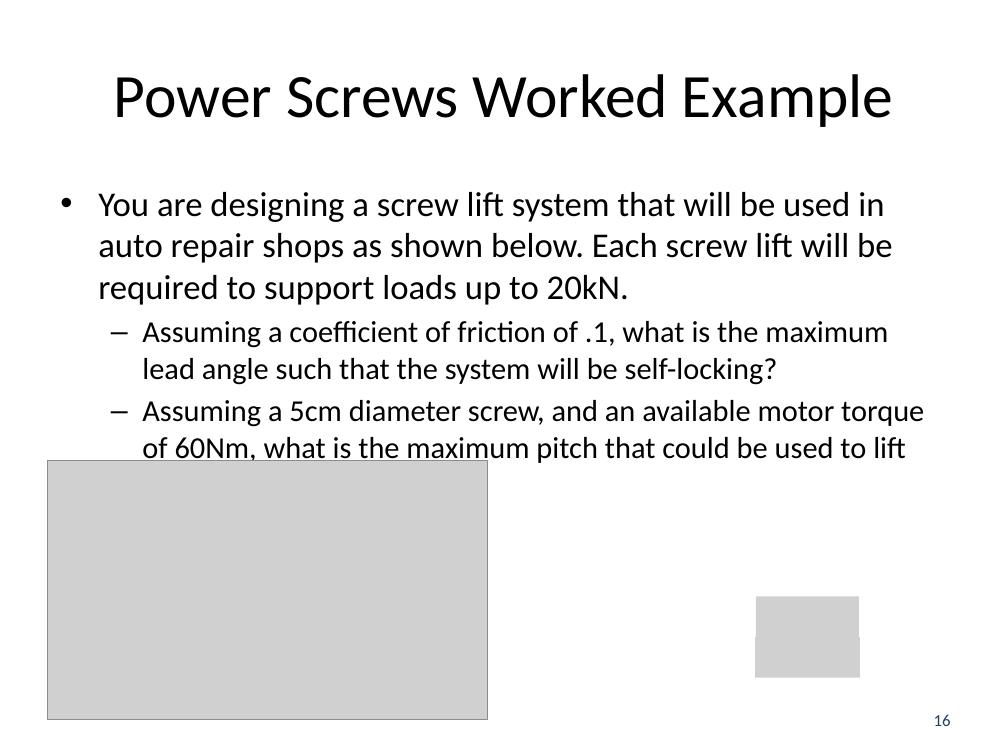
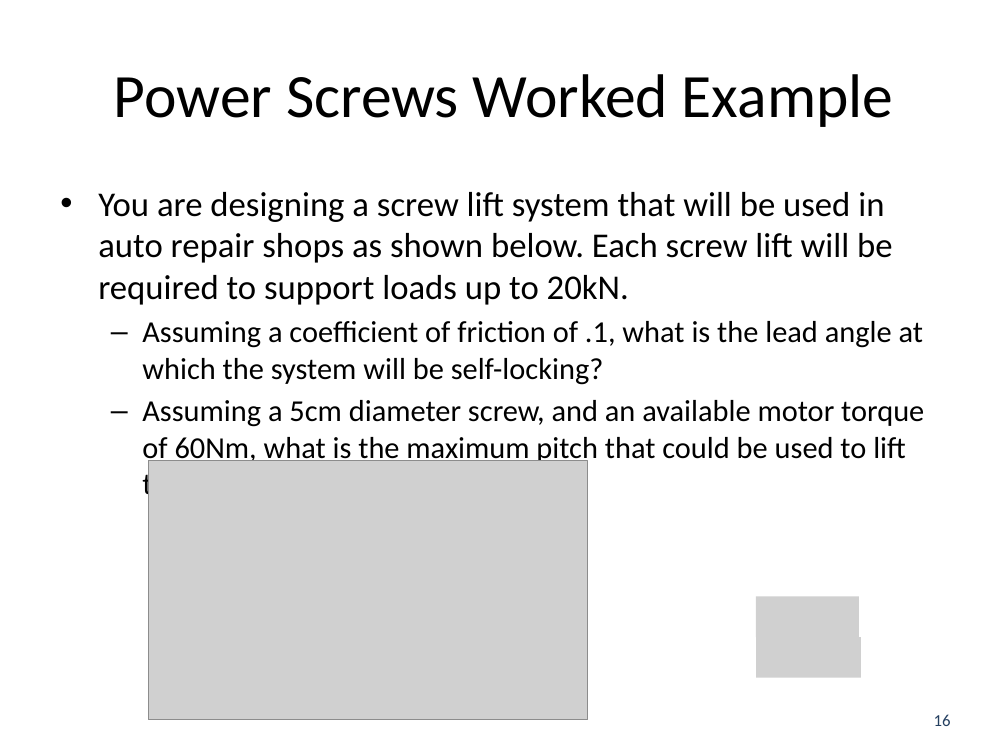
Before and after one commit to JacobMoore/mechanics_textbook, a slide deck: slide 16 of Lecture Slides/VideoLectureSlides/7.4.pptx. Drawn at 1008x756 pixels with LibreOffice and Linux fonts; fonts in the diff are those of the drawing; grey boxes stand for pictures. Boxes give left, top, right and bottom in pixels: in the first picture for what was removed or moved away, otherwise in the second. Text is boxed around its words. In the diff, an @@ line names an element or a change of style, - is before the commit and + after.

```diff
--- a/Lecture Slides/VideoLectureSlides/7.4.pptx
+++ b/Lecture Slides/VideoLectureSlides/7.4.pptx
@@ text at (142,321,923,385): text changed @@
-  – Assuming a coefficient of friction of .1, what is the maximum lead angle such that the system will be self-locking?
+  – Assuming a coefficient of friction of .1, what is the lead angle at which the system will be self-locking?
@@ picture: place and size @@
-picture at (47,461,487,720)
+picture at (148,461,588,720)
```
Also in this commit, not shown: 19 other files.
